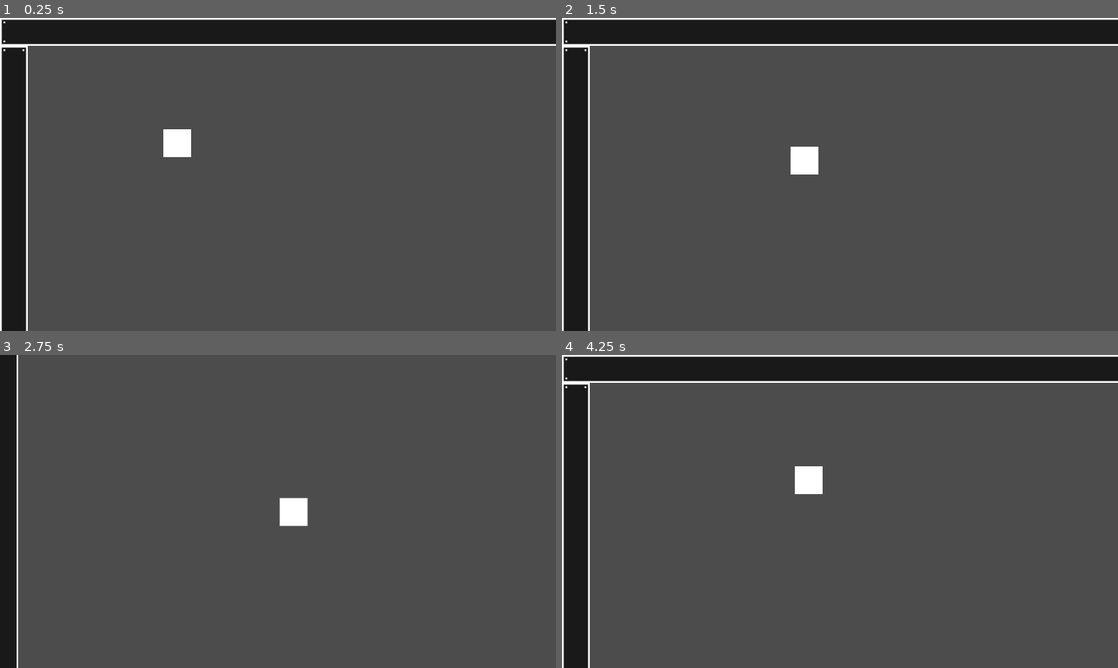
Above: before the commit, frames 1-4 (two rows, left to right).
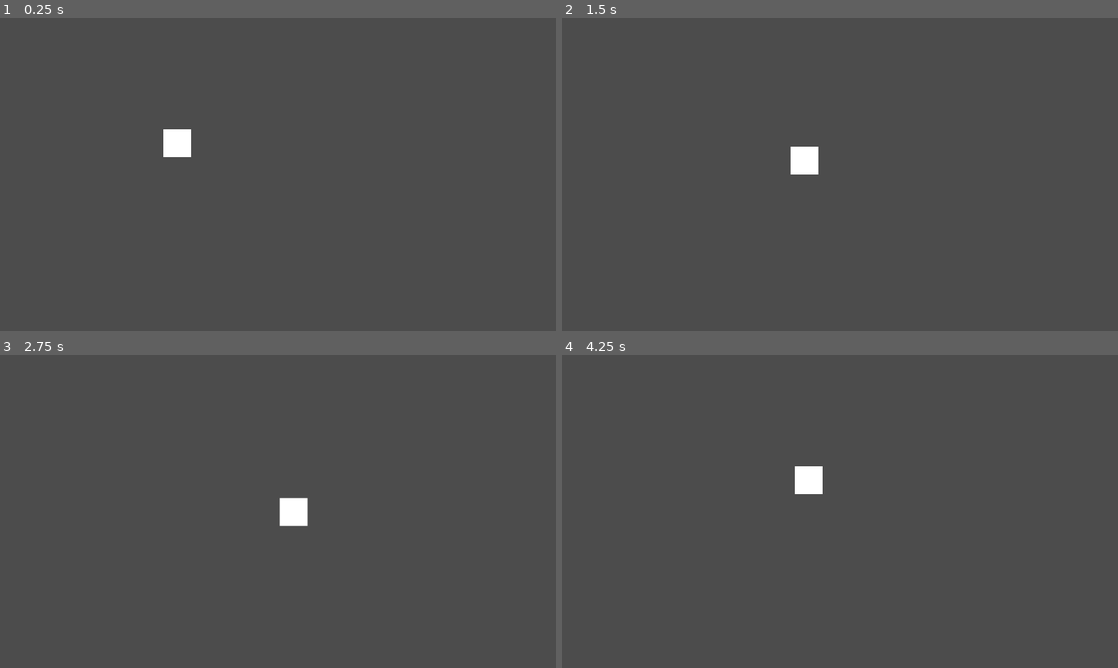
Above: after the commit, the same moments.

Repository: deengames-prototypes/moon-cats
Game: Godot game, scene res://Scenes/CoreGame/CoreGameScene.tscn
The game is run twice, just before and just after one commit, with the same random seed, the same clock (stepped at 60 frames per second) and the same inputs.
Inputs:
- Up to frame 1 (0.25 s): no input
- Up to frame 2 (1.5 s): tap Enter at 0.5 s; hold Right (ui_right) 0.53-1.28 s; hold Down (ui_down) from 1.28 s (still down)
- Up to frame 3 (2.75 s): release Down (ui_down) at 2.03 s; hold Right (ui_right) from 2.03 s (still down)
- Up to frame 4 (4.25 s): release Right (ui_right) at 2.78 s; hold Up (ui_up) 2.78-3.53 s; hold Left (ui_left) from 3.53 s (still down)

The runs differ from the first frame. In frame 1, 13% of the frame differs, in the area x 0-100%, y 0-100%; in frame 2, 13%; in frame 3, 3.2%; in frame 4, 13%.
Error after the commit: Parse Error: Constant "Room" shadows a native class. (res://Scripts/Generation/MapGenerator.gd:3)

Commit message:
Rooms have (two-way, mostly) exits.

Diff:
--- a/source/Scenes/CoreGame/CoreGameScene.gd
+++ b/source/Scenes/CoreGame/CoreGameScene.gd
@@ -4,7 +4,7 @@
 const Wall = preload("res://Scenes/CoreGame/Wall.tscn")
 
 func _ready():
-	_print_map(MapGenerator.new().generate_map())
+	MapGenerator.new().generate_map()
 	# These go last, on top of everything, so you can't walk off-map
 	_create_border_walls()
 
@@ -28,14 +28,3 @@
 	add_child(w4)
 	w4.resize(Constants.WALL_SIZE, Constants.MAP_HEIGHT - (2 * Constants.WALL_SIZE))
 	w4.position = Vector2(1280 - Constants.WALL_SIZE, Constants.WALL_SIZE)
-
-func _print_map(map):
-	var to_print = ""
-	for y in range(Constants.VERTICAL_SECTIONS):
-		for x in range(Constants.HORIZONTAL_SECTIONS):
-			if map.get_at(x, y) == "room":
-				to_print += "0"
-			else:
-				to_print += "1"
-		to_print += "\n"
-	print(to_print)
--- a/source/Scripts/Generation/MapGenerator.gd
+++ b/source/Scripts/Generation/MapGenerator.gd
@@ -1,5 +1,6 @@
 extends Node
 
+const Room = preload("res://Scripts/Generation/Room.gd")
 const TwoDimensionalArray = preload("res://Scripts/TwoDimensionalArray.gd")
 
 func generate_map() -> TwoDimensionalArray:
@@ -17,9 +18,6 @@
 	var start = start_and_end[0]
 	var end = start_and_end[1]
 	# TODO: room with doors on four sides
-	to_return.set_at(start.x, start.y, 'room')
-	to_return.set_at(end.x, end.y, 'room')
-	print("start at " + str(start))
 
 	# random walk
 	var current = start
@@ -27,18 +25,21 @@
 		var walkables = _get_walkables(current, to_return)
 		if len(walkables) == 0:
 			current = start # stuck, start over
-			print('stuck')
 		else:
 			var next = walkables[randi() % len(walkables)]
+			var exit = _exit_from(current, next)
+			var opposite = _exit_from(next, current)
+			to_return.get_at(current.x, current.y).add_exit(exit)
+			to_return.get_at(next.x, next.y).add_exit(opposite)
+			print(str(current) + " exits to " + str(next))
 			current = next
-			to_return.set_at(current.x, current.y, 'room')
-			print("move to " + str(current))
+
 	return to_return
 
-func _fill_map(map:TwoDimensionalArray) -> void:
+func _fill_map(area_map:TwoDimensionalArray) -> void:
 	for y in range(Constants.VERTICAL_SECTIONS):
 		for x in range(Constants.HORIZONTAL_SECTIONS):
-			map.set_at(x, y, 'solid')
+			area_map.set_at(x, y, Room.new())#x, y))
 
 func _get_walkables(current:Vector2, map:TwoDimensionalArray) -> Array:
 	var to_return = []
@@ -51,3 +52,16 @@
 	if current.y < Constants.VERTICAL_SECTIONS - 1:
 		to_return.append(Vector2(current.x, current.y + 1))
 	return to_return
+
+func _exit_from(start:Vector2, end:Vector2) -> String:
+	if start.x < end.x:
+		return "E"
+	elif start.x > end.x:
+		return "W"
+	if start.y < end.y:
+		return "S"
+	elif start.y > end.y:
+		return "N"
+
+	push_error("Not sure how to exit from " + str(start) + " to " + str(end))
+	return "?"
--- /dev/null
+++ b/source/Scripts/Generation/Room.gd
@@ -0,0 +1,19 @@
+extends Node
+
+var exits = [] # N/S/E/W
+
+#var tile_x:int = 0
+#var tile_y:int = 0
+
+#func _init(tile_x:int, tile_y:int):
+#	self.tile_x = tile_x
+#	self.tile_y = tile_y
+
+func has_exits():
+	return len(exits) > 0
+
+func add_exit(exit:String) -> void:
+	if exit != "N" and exit != "S" and exit != "W" and exit != "E":
+		push_error("Can't add invalid exit: " + exit)
+	else:
+		exits.append(exit)
